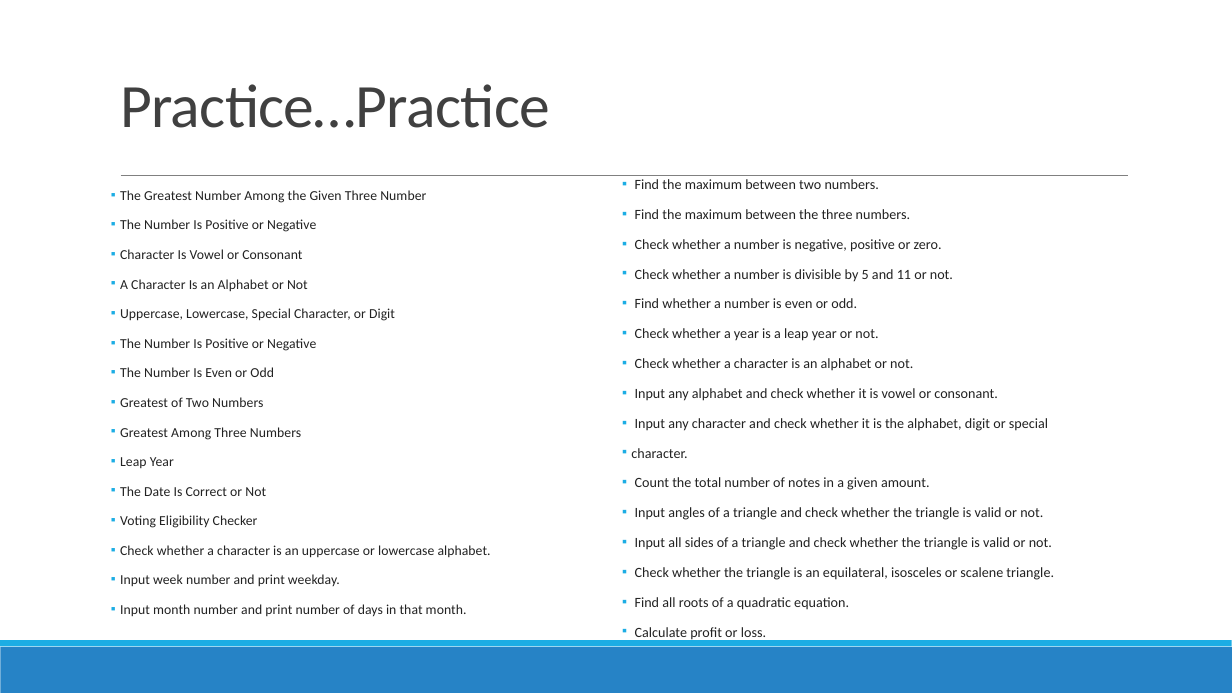
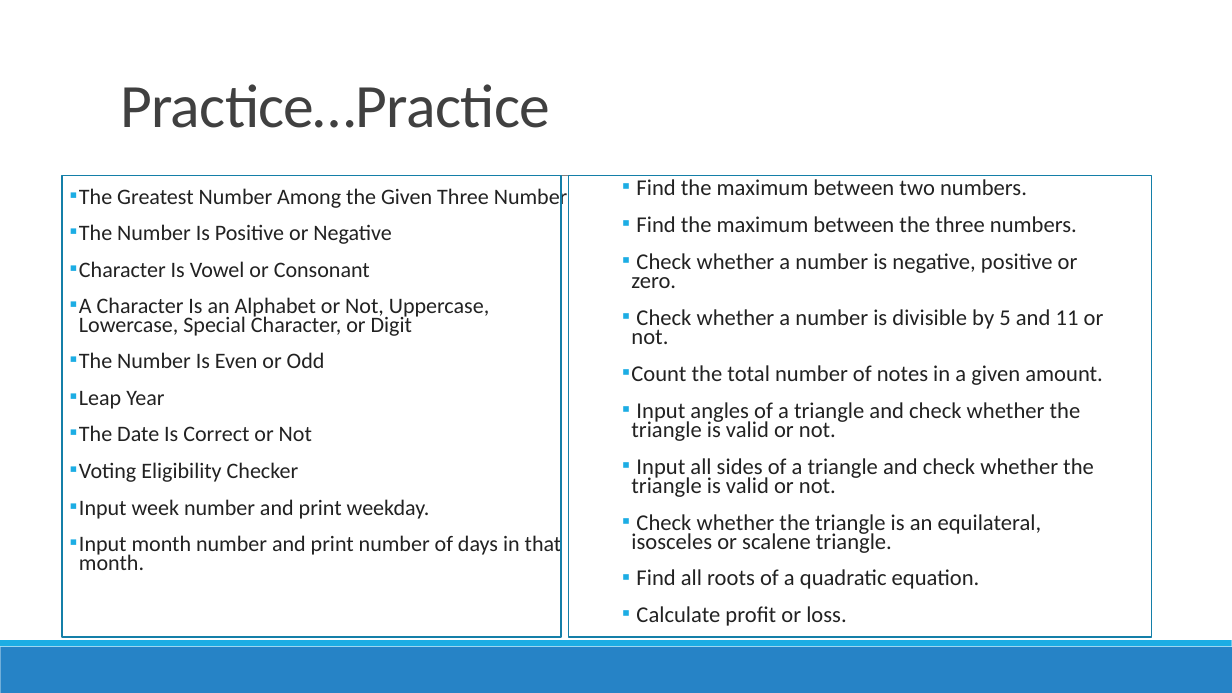
Before and after one commit to TrailBlazed/Python-Learning-Path, a slide deck: slide 4 of 2.Conditional_Statements/2.Conditional_Statements.pptx. Drawn at 1232x693 pixels with LibreOffice and Linux fonts; fonts in the diff are those of the drawing. Boxes give left, top, right and bottom in pixels: in the first picture for what was removed or moved away, otherwise in the second. Text is boxed around its words. In the diff, an @@ line names an element or a change of style, - is before the commit and + after.

```diff
--- a/2.Conditional_Statements/2.Conditional_Statements.pptx
+++ b/2.Conditional_Statements/2.Conditional_Statements.pptx
@@ rectangle added at (x1=62, y1=176, x2=561, y2=638), outline #1580A9 1.25 pt @@
@@ rectangle added at (x1=568, y1=176, x2=1152, y2=638), outline #1580A9 1.25 pt @@
@@ text "Find the maximum between two ..." at (x1=631, y1=179, x2=1104, y2=626): size 11 to 17.6 pt @@
@@ text "The Greatest Number Among the ..." moved from (x1=120, y1=190, x2=491, y2=616) to (x1=79, y1=185, x2=568, y2=570) @@
@@ text at (x1=79, y1=185, x2=568, y2=570): size 10.8 to 17.2 pt in "The Greatest Number Among the Given Three ...", "The Number Is Positive or Negative", "Character Is Vowel or Consonant", "The Number Is Even or Odd" and 5 more places @@
@@ text at (x1=79, y1=297, x2=489, y2=336): text changed; size 10.8 to 17.2 pt @@
-▪ A Character Is an Alphabet or Not
-▪ Uppercase, Lowercase, Special Character, or Digit
-▪ The Number Is Positive or Negative
+▪ A Character Is an Alphabet or Not, Uppercase, Lowercase, Special Character, or Digit
@@ text at (x1=631, y1=298, x2=1048, y2=458): paragraphs removed @@
-▪ Find whether a number is even or odd.
-▪ Check whether a year is a leap year or not.
-▪ Check whether a character is an alphabet or not.
-▪ Input any alphabet and check whether it is vowel or consonant.
-▪ Input any character and check whether it is the alphabet, digit or special
-▪ character.
@@ text at (x1=120, y1=397, x2=301, y2=440): paragraphs removed @@
-▪ Greatest of Two Numbers
-▪ Greatest Among Three Numbers
@@ text at (x1=120, y1=545, x2=491, y2=558): paragraph removed @@
-▪ Check whether a character is an uppercase or lowercase alphabet.
```
Also in this commit, not shown: 6 other slides changed, 13 other files.
